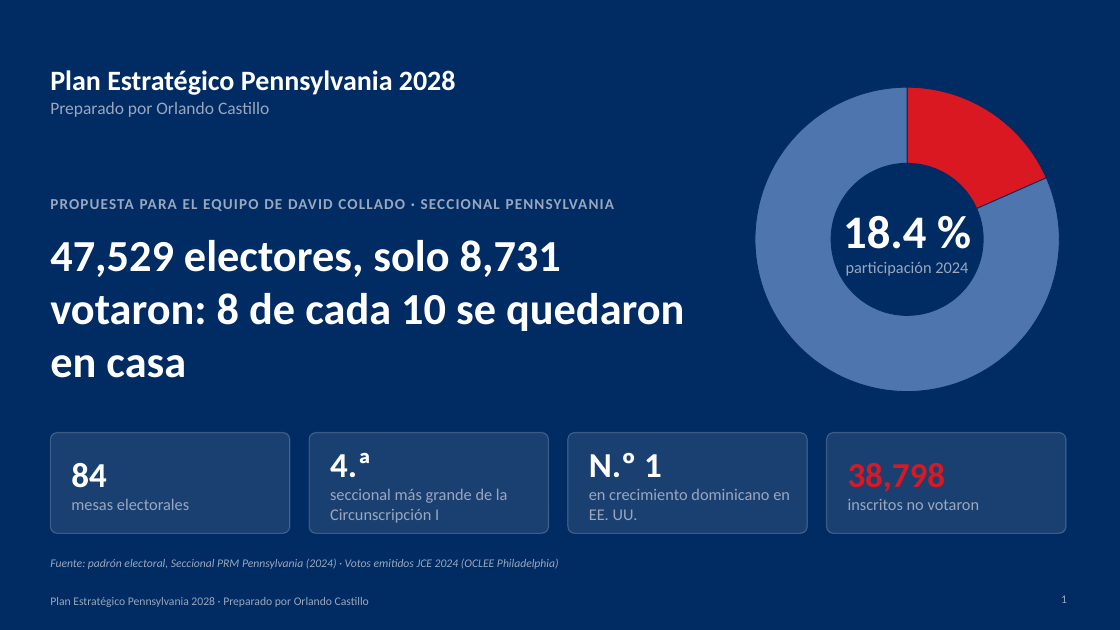
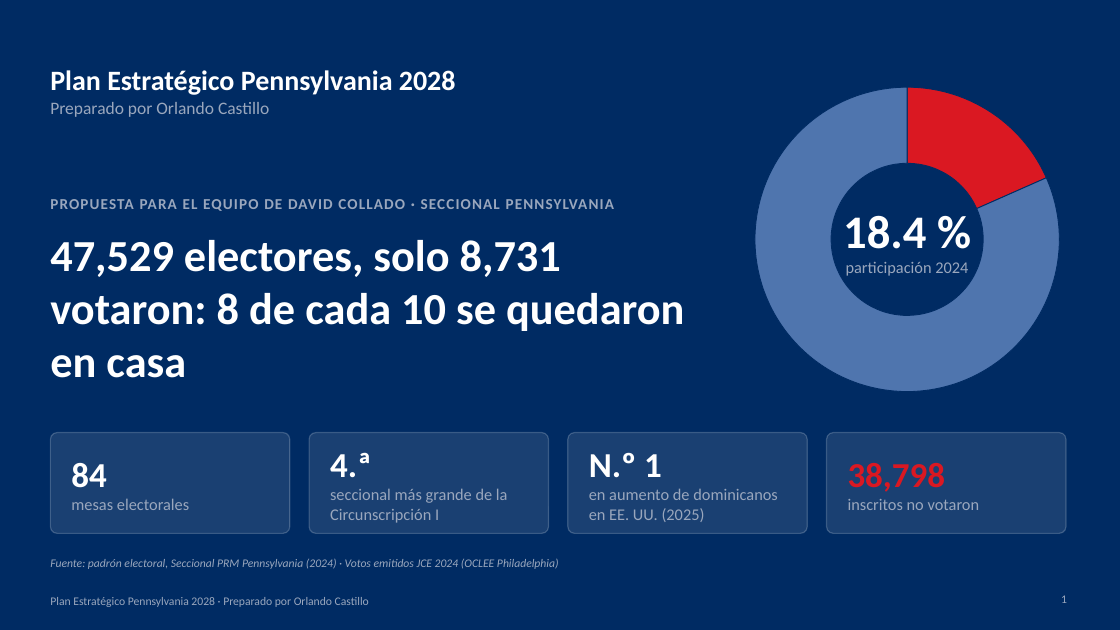
Before and after one commit to rcastillo9556/pdf-toolkit, a slide deck: slide 1 of presentaciones/Plan_Estrategico_Pennsylvania_2028.pptx. Drawn at 1120x630 pixels with LibreOffice and Linux fonts; fonts in the diff are those of the drawing. Boxes give left, top, right and bottom in pixels: in the first picture for what was removed or moved away, otherwise in the second. Text is boxed around its words. In the diff, an @@ line names an element or a change of style, - is before the commit and + after.

```diff
--- a/presentaciones/Plan_Estrategico_Pennsylvania_2028.pptx
+++ b/presentaciones/Plan_Estrategico_Pennsylvania_2028.pptx
@@ text at (589,488,778,522): text changed @@
-en crecimiento dominicano en EE. UU.
+en aumento de dominicanos en EE. UU. (2025)
```
Also in this commit, not shown: 1 other slide changed, 1 other file.
